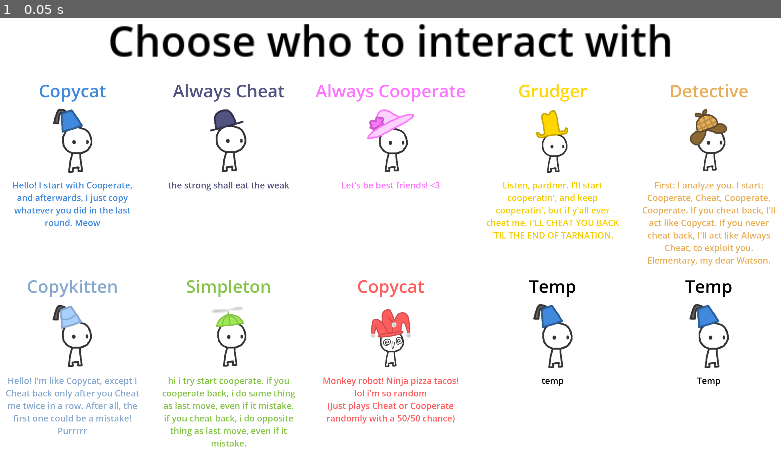
Above: before the commit, frame 1.
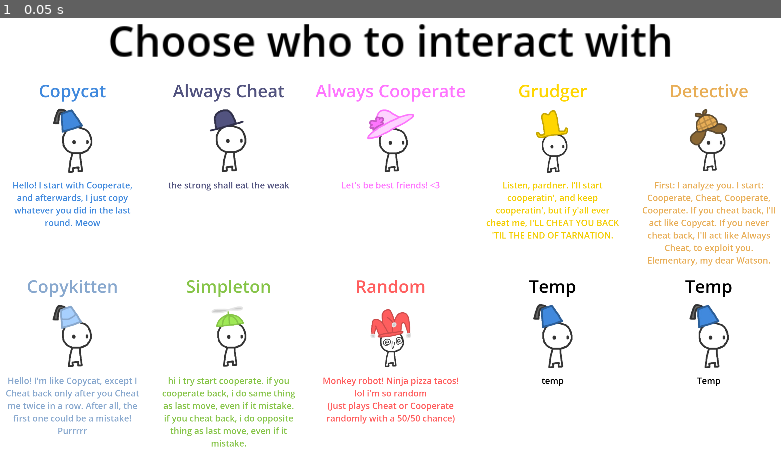
Above: after the commit, the same moment.

Repository: Requiem53/DFA-With-Game-Theory
Game: Godot game, scene res://PickWhoToPlayWith.tscn
Same seed, same stepped clock (60 frames per second), same inputs: the game is played once before the commit and once after it.
Inputs:
- Up to frame 1 (0.05 s): no input

The runs differ from the first frame. In frame 1, 0.1% of the frame differs, in the area x 45-55%, y 60-65%.

Commit message:
added vim plugin, added gui response on click but no transition, i still love you but you already know that, fuck

Diff:
--- a/PickWhoToPlayWith.tscn
+++ b/PickWhoToPlayWith.tscn
@@ -1,6 +1,7 @@
-[gd_scene load_steps=9 format=3 uid="uid://4dxdjsmqos28"]
+[gd_scene load_steps=10 format=3 uid="uid://4dxdjsmqos28"]
 
 [ext_resource type="Texture2D" uid="uid://d0sx5h7kiphqa" path="res://Assets/Characters/1.png" id="1_kpw1p"]
+[ext_resource type="Script" path="res://Scripts/TransitionTo1v1.gd" id="1_unx5q"]
 [ext_resource type="Texture2D" uid="uid://cjokkvowvfpol" path="res://Assets/Characters/2.png" id="2_f5l2t"]
 [ext_resource type="Texture2D" uid="uid://d3mxciul6ul2b" path="res://Assets/Characters/3.png" id="3_5hylm"]
 [ext_resource type="Texture2D" uid="uid://bh2ho5e413i3y" path="res://Assets/Characters/4.png" id="4_iwf5w"]
@@ -32,9 +33,11 @@
 theme_override_constants/h_separation = 100
 theme_override_constants/v_separation = 40
 columns = 5
+script = ExtResource("1_unx5q")
 
 [node name="Copycat" type="VBoxContainer" parent="Control/GridContainer"]
 layout_mode = 2
+mouse_filter = 0
 theme_override_constants/separation = 20
 
 [node name="Title" type="Label" parent="Control/GridContainer/Copycat"]
@@ -64,6 +67,7 @@
 
 [node name="AlwaysCheat" type="VBoxContainer" parent="Control/GridContainer"]
 layout_mode = 2
+mouse_filter = 0
 theme_override_constants/separation = 20
 
 [node name="Title" type="Label" parent="Control/GridContainer/AlwaysCheat"]
@@ -93,6 +97,7 @@
 
 [node name="AlwaysCooperate" type="VBoxContainer" parent="Control/GridContainer"]
 layout_mode = 2
+mouse_filter = 0
 theme_override_constants/separation = 20
 
 [node name="Title" type="Label" parent="Control/GridContainer/AlwaysCooperate"]
@@ -120,6 +125,7 @@
 
 [node name="Grudger" type="VBoxContainer" parent="Control/GridContainer"]
 layout_mode = 2
+mouse_filter = 0
 theme_override_constants/separation = 20
 
 [node name="Title" type="Label" parent="Control/GridContainer/Grudger"]
@@ -147,6 +153,7 @@
 
 [node name="Detective" type="VBoxContainer" parent="Control/GridContainer"]
 layout_mode = 2
+mouse_filter = 0
 theme_override_constants/separation = 20
 
 [node name="Title" type="Label" parent="Control/GridContainer/Detective"]
@@ -174,6 +181,7 @@
 
 [node name="Copykitten" type="VBoxContainer" parent="Control/GridContainer"]
 layout_mode = 2
+mouse_filter = 0
 theme_override_constants/separation = 20
 
 [node name="Title" type="Label" parent="Control/GridContainer/Copykitten"]
@@ -202,6 +210,7 @@
 
 [node name="Simpleton" type="VBoxContainer" parent="Control/GridContainer"]
 layout_mode = 2
+mouse_filter = 0
 theme_override_constants/separation = 20
 
 [node name="Title" type="Label" parent="Control/GridContainer/Simpleton"]
@@ -229,6 +238,7 @@
 
 [node name="Random" type="VBoxContainer" parent="Control/GridContainer"]
 layout_mode = 2
+mouse_filter = 0
 theme_override_constants/separation = 20
 
 [node name="Title" type="Label" parent="Control/GridContainer/Random"]
@@ -236,8 +246,7 @@
 size_flags_horizontal = 4
 theme_override_colors/font_color = Color(1, 0.368627, 0.368627, 1)
 theme_override_font_sizes/font_size = 100
-text = "Copycat
-"
+text = "Random"
 
 [node name="Picture" type="TextureRect" parent="Control/GridContainer/Random"]
 layout_mode = 2
@@ -259,6 +268,7 @@
 
 [node name="Copycat9" type="VBoxContainer" parent="Control/GridContainer"]
 layout_mode = 2
+mouse_filter = 0
 theme_override_constants/separation = 20
 
 [node name="Title" type="Label" parent="Control/GridContainer/Copycat9"]
@@ -286,6 +296,7 @@
 
 [node name="Copycat10" type="VBoxContainer" parent="Control/GridContainer"]
 layout_mode = 2
+mouse_filter = 0
 theme_override_constants/separation = 20
 
 [node name="Title" type="Label" parent="Control/GridContainer/Copycat10"]
--- /dev/null
+++ b/Scripts/TransitionTo1v1.gd
@@ -0,0 +1,11 @@
+extends GridContainer
+
+func _ready():
+	for child in get_children():
+		child.gui_input.connect(accessClicked.bind(child.name))
+
+func accessClicked(event, name):
+	if event is InputEventMouseButton \
+	and event.button_index == MOUSE_BUTTON_LEFT \
+	and event.pressed:
+		print(name)
--- a/project.godot
+++ b/project.godot
@@ -17,7 +17,6 @@
 
 [display]
 
-window/size/mode=3
 window/stretch/mode="canvas_items"
 window/stretch/aspect="ignore"
 
@@ -25,6 +24,10 @@
 
 project/assembly_name="Game Theory with DFA"
 
+[editor_plugins]
+
+enabled=PackedStringArray("res://addons/godot-vim/plugin.cfg")
+
 [rendering]
 
 renderer/rendering_method="gl_compatibility"
Not shown, added: addons/godot-vim/godot-vim.gd
Not shown, added: addons/godot-vim/icon.svg
Not shown, added: addons/godot-vim/icon.svg.import
Not shown, added: addons/godot-vim/plugin.cfg
